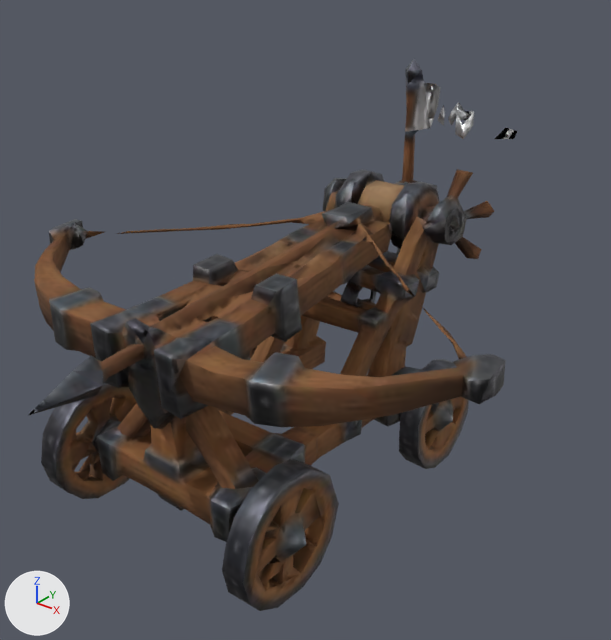
The glTF model public/models/v2/ballista_lod1.glb: old version first, new version second.
Rendered twice from a 50 mm camera at (2.23, -2.34, 2.05) aimed at (0.33, 0.03, 0.58). Every picture has the same lights, and +X, +Y and +Z are marked at lower left. The picture after the commit comes second. Both versions are drawn at frame 25 of the action 'death'; the numbers are the values there. Vertices at exactly the same position are counted once.

The older version as bpy lines, for what is in view:
```python
ob_body = bpy.data.objects.new('body', None)
ob_body.parent = ob_ballista
ob_body.location = (0.147, 0.0, -0.243)
ob_mesh_0 = bpy.data.objects.new('Mesh_0', me_mesh_0)
ob_mesh_0.parent = ob_body
ob_mesh_0.location = (-1.106, 1.129, -0.05)
ob_mesh_0.scale = (0.000138, 0.000138, 0.000138)
```
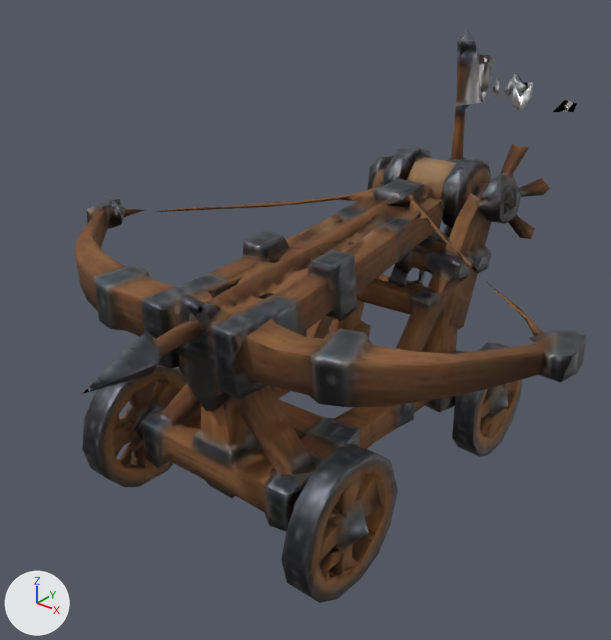
ob_body is not drawn itself; it is the parent of ob_mesh_0.

Where the change shows, as pixel boxes (x1, y1, x2, y2) in the pictures (611 x 640 px):
'Mesh_0', surface changed, moved: before (29, 59, 517, 611); after (76, 29, 587, 603)

Edits to the bpy script that builds the scene:
```text
Change mat_ballista_lod1_mat:
    remove # nodes: BsdfPrincipled, Mapping x3, NormalMap, OutputMaterial, SeparateColor, TexImage x3, UVMap x3
    nodes: BsdfPrincipled, NormalMap, OutputMaterial, SeparateColor, TexImage x3
Change me_mesh_0:
    where me_mesh_0.from_pydata(...)  # 1393 vertices, 2954 faces; spans x 0.0..16043.0, y -16383.0..0.0, z 363.0..12641.0
    used by ob_mesh_0; parent = ob_body; location = (-1.106, 1.129, -0.05); scale = (0.000138, 0.000138, 0.000138)
    me_mesh_0 part 1: texture (UV) coordinates of 2954 of 2954 faces, centred in x 46.0..15997.0, y -15808.0..-78.0, z 394.0..12408.0, changed; they spanned u 0.0..0.06, v 0.94..1.0 and now span u 0.01..0.99, v 0.01..0.97
Change ob_body:
    ob_body.location: (0.147, 0.0, -0.243) -> (0.373, 0.05, -0.105)
```
